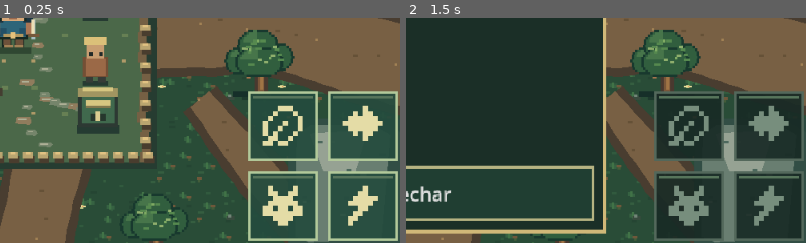
Above: before the commit, frames 1-2 (left to right).
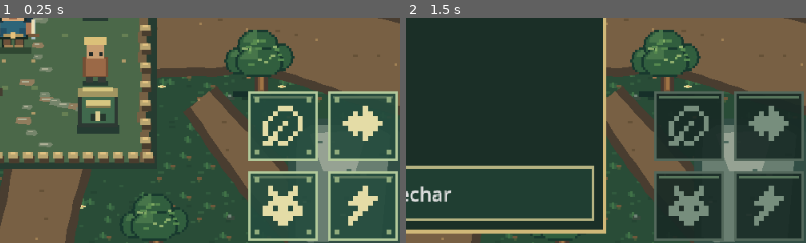
Above: after the commit, the same moments.

Repository: thiagohugo12-dotcom/arveon
Game: Godot game, scene res://scenes/main.tscn
Two runs of this game, one before a commit and one after it. Both use one fixed random seed, a clock stepped at 60 frames per second and the inputs below.
Inputs (mouse positions are % of the whole screen's width and height, from its top left):
- Up to frame 1 (0.25 s): no input
- Up to frame 2 (1.5 s): click (80, 9) at 0.52 s; click "Materiais" at 1.25 s
The pictures show only the part of the screen within x 48-98%, y 47-97%; the shares and areas given below are measured in that part.

The runs differ from the first frame. In frame 1, 0.6% of the frame differs, in the area x 63-98%, y 35-97%; in frame 2, nothing differs.

Commit message:
Polish pixel combat sparks and ability recharge cues

Diff:
--- a/scripts/presentation/actor_view.gd
+++ b/scripts/presentation/actor_view.gd
@@ -104,23 +104,28 @@
 		draw_rect(Rect2(-22, -36, 44, 3), Color("#e5b968"))
 		draw_string(ThemeDB.fallback_font, Vector2(-15, -42), "ELITE", HORIZONTAL_ALIGNMENT_LEFT, -1, 11, Color("#e5b968"))
 	if fury:
-		draw_arc(Vector2.ZERO, 24, 0, TAU, 12, Color("#e7a15b"), 3)
+		for i in range(8):
+			var mote := (Vector2.RIGHT.rotated((i + anim_frame * 0.15) * TAU / 8.0) * 24.0).floor()
+			px(mote.x, mote.y, 3, 3, Color("#e7a15b"))
 	if skill_left > 0.0:
 		if skill_effect == 0:
-			draw_arc(Vector2.ZERO, 90 * (1.0 - skill_left / 0.4), 0, TAU, 20, Color("#f7d47c"), 4)
+			var radius := 21.0 + (0.28 - skill_left) * 245.0
+			for i in range(16):
+				var spark := (Vector2.RIGHT.rotated(i * TAU / 16.0) * radius).floor()
+				px(spark.x, spark.y, 5, 3, Color("#f7d47c") if i % 2 else Color("#e4a95e"))
 		else:
 			if skill_effect == 1:
 				for i in range(3):
 					var mark := (-facing * (20 + i * 10)).floor()
-					draw_rect(Rect2(mark - Vector2(3, 3), Vector2(6, 6)), Color("#f28d61"))
+					px(mark.x - 3, mark.y - 3, 6 - i, 6 - i, Color("#f28d61") if i % 2 else Color("#f6c57a"))
 			else:
 				for i in range(8):
 					var mark := (Vector2.RIGHT.rotated(i * TAU / 8) * (30 + (0.28 - skill_left) * 50)).floor()
-					draw_rect(Rect2(mark - Vector2(2, 2), Vector2(4, 4)), Color("#f7d47c"))
+					px(mark.x - 2, mark.y - 2, 4, 4, Color("#f7d47c"))
 	var step: float = -2.0 if walking and anim_frame % 2 == 0 else 0.0
 	px(-15, 13, 30, 5, Color(0.02, 0.08, 0.06, 0.40))
 	var frame := anim_frame if walking else 0
-	draw_texture_rect_region(ATLAS, Rect2(-24, -32 + step, 48, 48), Rect2(frame * 48, appearance * 48, 48, 48))
+	draw_texture_rect_region(ATLAS, Rect2(-24, -32 + step, 48, 48), Rect2(frame * 48, appearance * 48, 48, 48), Color("#ffdbc0") if flash_left > 0.0 else Color.WHITE)
 	if elite:
 		# Ochre mantle, bright crest and eye tint distinguish elite enemies at a glance.
 		px(-16, -24 + step, 7, 5, Color("#bd844b"))
@@ -135,10 +140,13 @@
 		px(-11, -39, 22, 5, Color("#f4b942"))
 		px(-2, -47, 4, 7, Color("#ffe39a"))
 	if flash_left > 0.0:
-		px(-15, -22, 30, 37, Color(1.0, 1.0, 1.0, flash_left * 2.5))
+		for i in range(4):
+			var p := Vector2(-19 + i * 11, -24 + (i % 2) * 26)
+			px(p.x, p.y, 3, 3, Color("#ffe6aa", flash_left / 0.14))
 	if attack_left > 0.0:
-		var attack_color := Color("#f7d47c")
-		draw_arc(Vector2.ZERO, 27.0, facing.angle() - 0.9, facing.angle() + 0.7, 10, attack_color, 4.0)
+		for i in range(7):
+			var slash := (Vector2.RIGHT.rotated(facing.angle() - 0.9 + i * 0.26) * 27.0).floor()
+			px(slash.x, slash.y, 5, 3, Color("#f7d47c"))
 	if damage_left > 0.0:
 		var float_y := -42.0 - (0.85 - damage_left) * 24.0
 		var number := "-%d" % damage_amount
--- a/tests/mobile_capture.gd
+++ b/tests/mobile_capture.gd
@@ -101,6 +101,13 @@
 		sample.anim_frame = 1
 		sample.queue_redraw()
 	await _capture("actors_stride")
+	samples[0].play_skill(0)
+	samples[1].show_damage(7)
+	samples[4].play_attack()
+	boss.warning = true
+	boss.telegraph_kind = 0
+	boss.queue_redraw()
+	await _capture("actors_effects")
 	gallery.queue_free()
 	main.queue_free()
 	await process_frame
--- a/ui/action_button.gd
+++ b/ui/action_button.gd
@@ -74,3 +74,6 @@
 		if recharge > 0.0:
 			draw_rect(Rect2(4, 4, size.x - 8, (size.y - 8) * recharge), Color("#0a171ec7"))
 			draw_rect(Rect2(4, size.y - 6, (size.x - 8) * (1.0 - recharge), 2), Color("#e2b969"))
+		elif enabled:
+			for corner in [Vector2(5, 5), Vector2(size.x - 9, 5), Vector2(5, size.y - 9), Vector2(size.x - 9, size.y - 9)]:
+				draw_rect(Rect2(corner, Vector2(4, 4)), Color("#e2b969") if active else Color("#91ac7d"))
Not shown, changed: .github/workflows/web.yml
